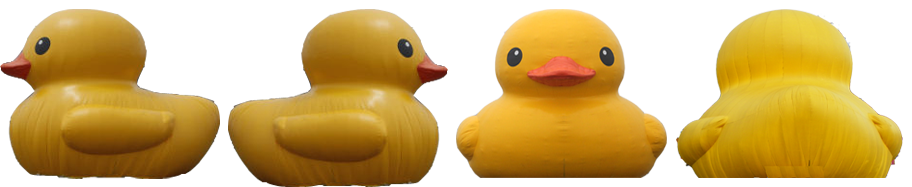
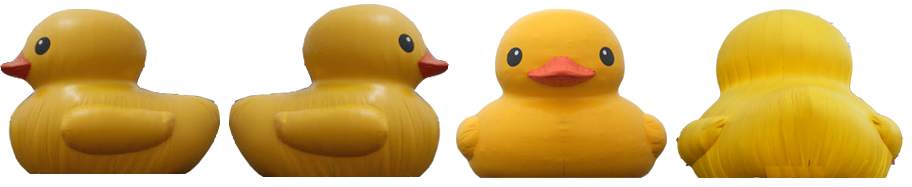
Revision of a layered 912 × 187 image; what changed, layer by layer:
painted on "Layer 2" over bbox(228, 4, 449, 187)
painted on "Layer 1" over bbox(30, 174, 182, 179)
